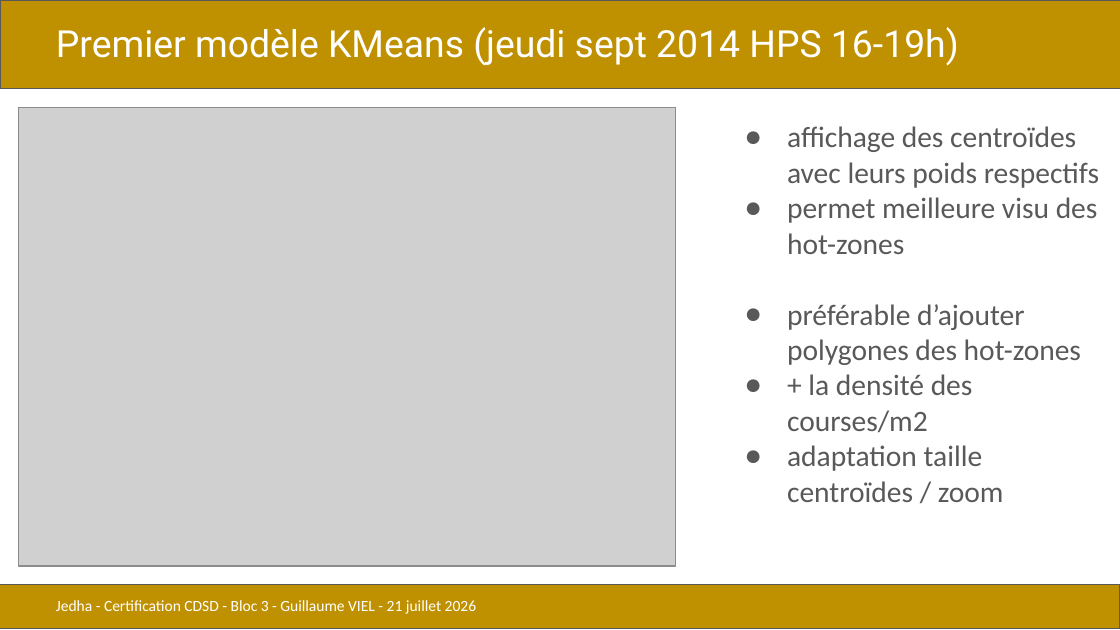
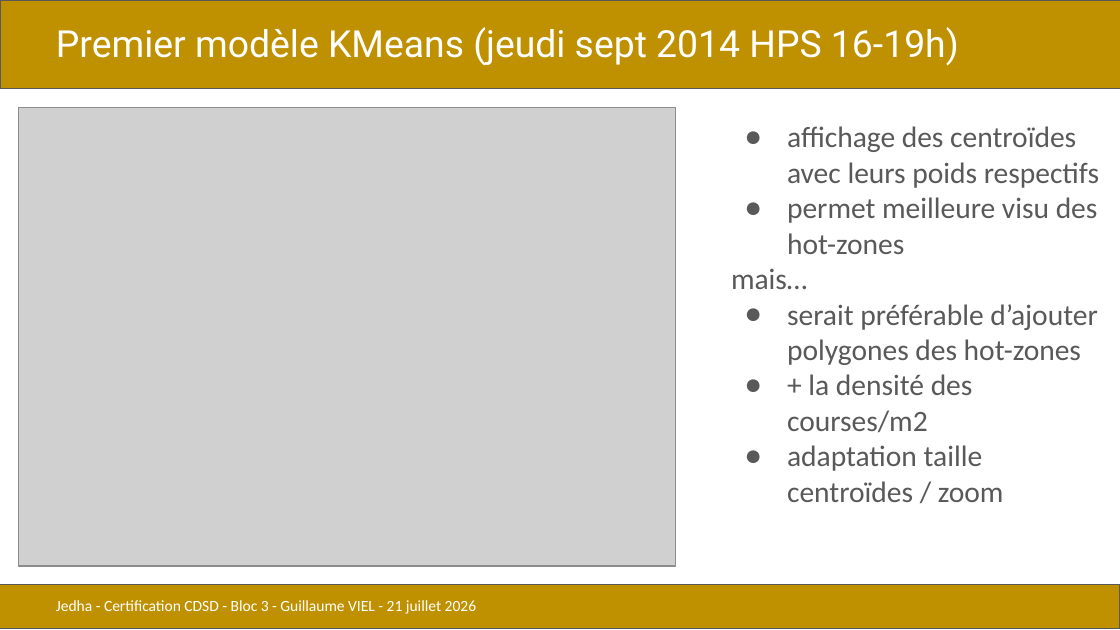
Before and after one commit to gviel/jedha-project-06-uber, a slide deck: slide 12 of docs/presentations/CDSD_bloc3_uber_GV.pptx (slide 11 before the commit). Drawn at 1120x630 pixels with LibreOffice and Linux fonts; fonts in the diff are those of the drawing; grey boxes stand for pictures. Boxes give left, top, right and bottom in pixels: in the first picture for what was removed or moved away, otherwise in the second. Text is boxed around its words. In the diff, an @@ line names an element or a change of style, - is before the commit and + after.

```diff
--- a/docs/presentations/CDSD_bloc3_uber_GV.pptx
+++ b/docs/presentations/CDSD_bloc3_uber_GV.pptx
@@ text at <box>731,269,1097,365</box>: text changed @@
-● préférable d’ajouter polygones des hot-zones
+mais…
+● serait préférable d’ajouter polygones des hot-zones
```
Also in this commit, not shown: 3 other slides changed, 3 slides added, 2 other files.
